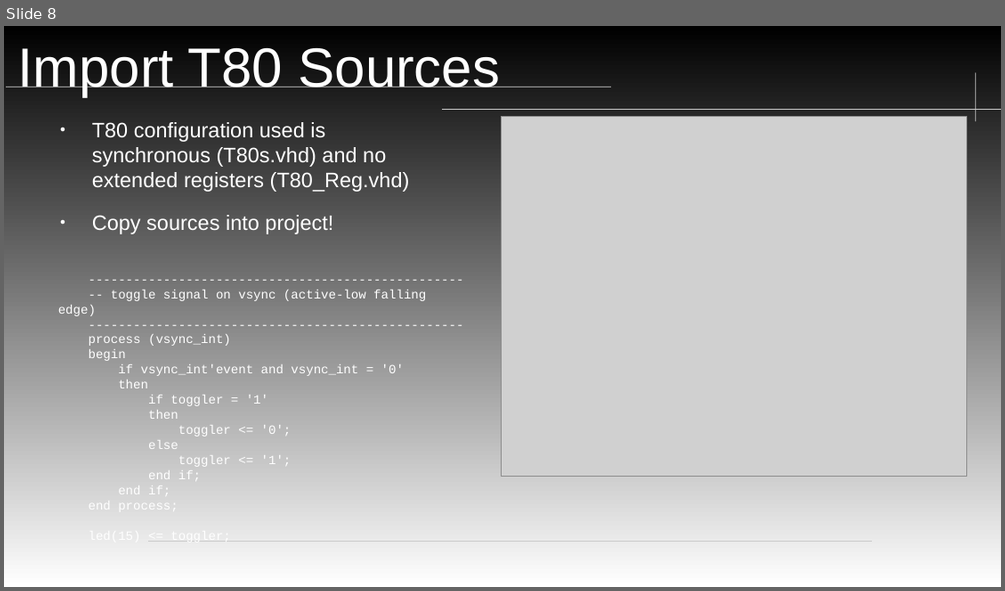
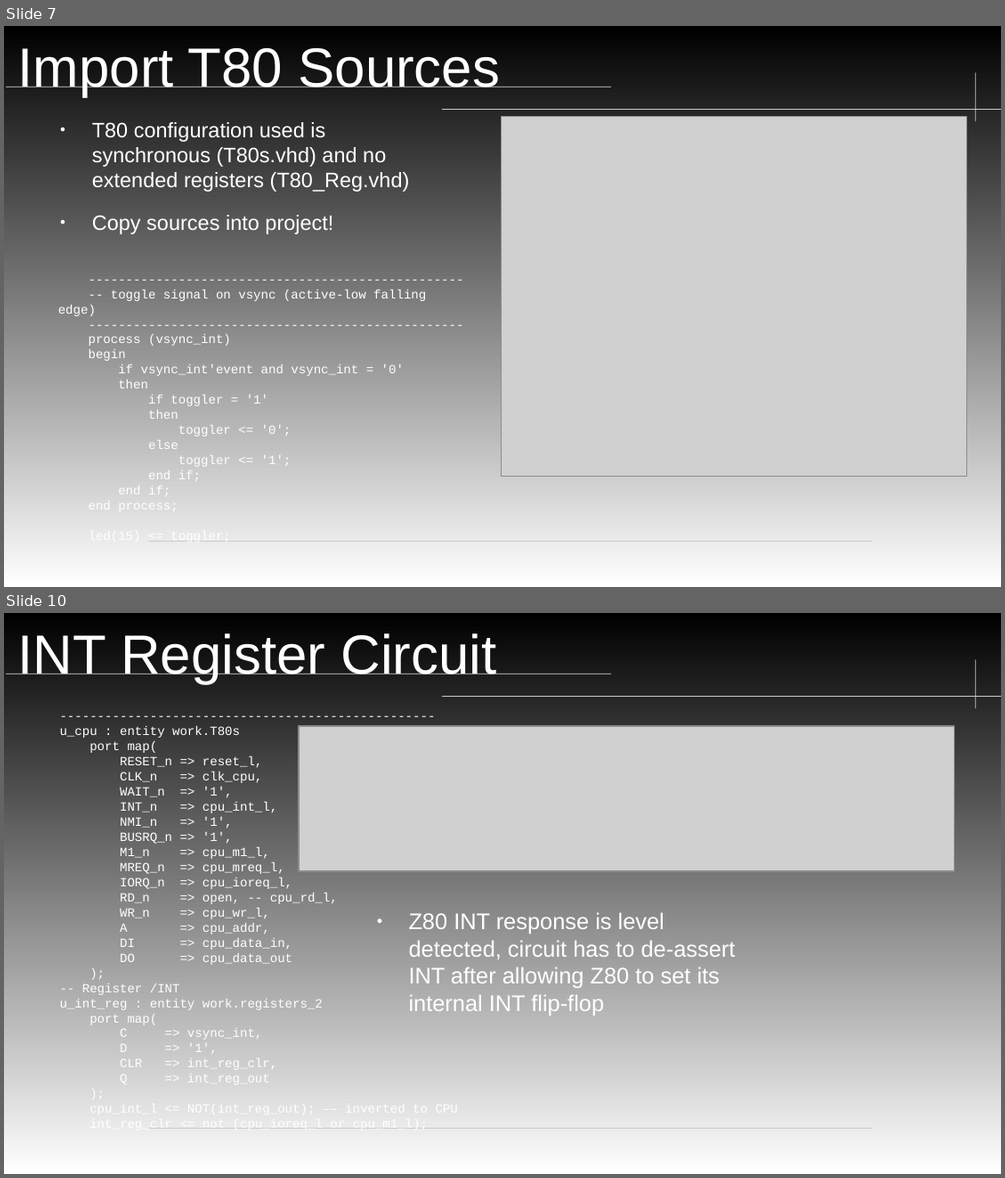
Before and after one commit to neiderm/retro_comp_fpga, a slide deck: docs/soc_t80_cpu_IRQ.odp. Shown one above the other, each under a label of ours: slide 8 before the commit, slides 7 and 10 after it; the slides between them are not shown. The pictures are 1005x591 and 1005x1178 pixels, drawn with LibreOffice and Linux fonts; fonts in the diff are those of the drawing; grey boxes stand for pictures; background and template pictures are left out. Boxes give left, top, right and bottom in pixels: in the first picture for what was removed or moved away, otherwise in the second. Text is boxed around its words. In the diff, an @@ line names an element or a change of style, - is before the commit and + after.

```diff
--- a/docs/soc_t80_cpu_IRQ.odp
+++ b/docs/soc_t80_cpu_IRQ.odp
@@ slide 10 added at (4, 613, 1001, 1174), background gradient #FFFFFF to #000000; not listed: 4 template elements that a slide beside it also shows @@
@@ title added at (18, 633, 496, 684), 43.8 pt, text #FFFFFF @@
+INT Register Circuit
@@ text added at (60, 726, 428, 1132), 10 pt, text #FFFFFF @@
+--------------------------------------------------
+u_cpu : entity work.T80s
+port map(
+RESET_n => reset_l,
+CLK_n => clk_cpu,
+WAIT_n => '1',
+INT_n => cpu_int_l,
+NMI_n => '1',
+BUSRQ_n => '1',
+M1_n => cpu_m1_l,
+MREQ_n => cpu_mreq_l,
+IORQ_n => cpu_ioreq_l,
+RD_n => open, -- cpu_rd_l,
+WR_n => cpu_wr_l,
+A => cpu_addr,
+DI => cpu_data_in,
+DO => cpu_data_out
+);
+-- Register /INT
+u_int_reg : entity work.registers_2
+port map(
+C => vsync_int,
+D => '1',
+CLR => int_reg_clr,
+Q => int_reg_out
+);
+cpu_int_l <= NOT(int_reg_out); –– inverted to CPU
+int_reg_clr <= not (cpu_ioreq_l or cpu_m1_l);
@@ picture added at (299, 726, 954, 871) @@
@@ text added at (409, 913, 736, 1015), 18 pt, text #FFFFFF @@
+● Z80 INT response is level detected, circuit has to de-assert INT after allowing Z80 to set its internal INT flip-flop
@@ what was slide 8 is now slide 7 @@
```
Also in this commit, not shown: 3 other slides added, 1 slide removed.
